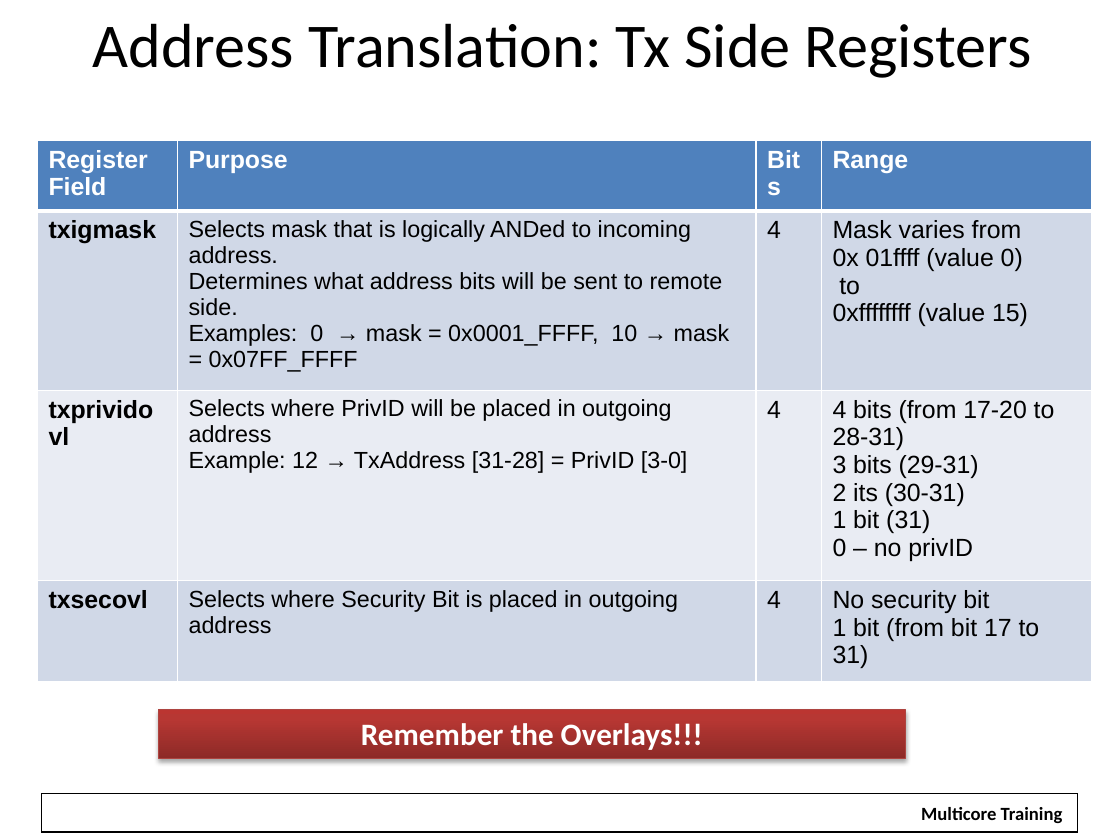
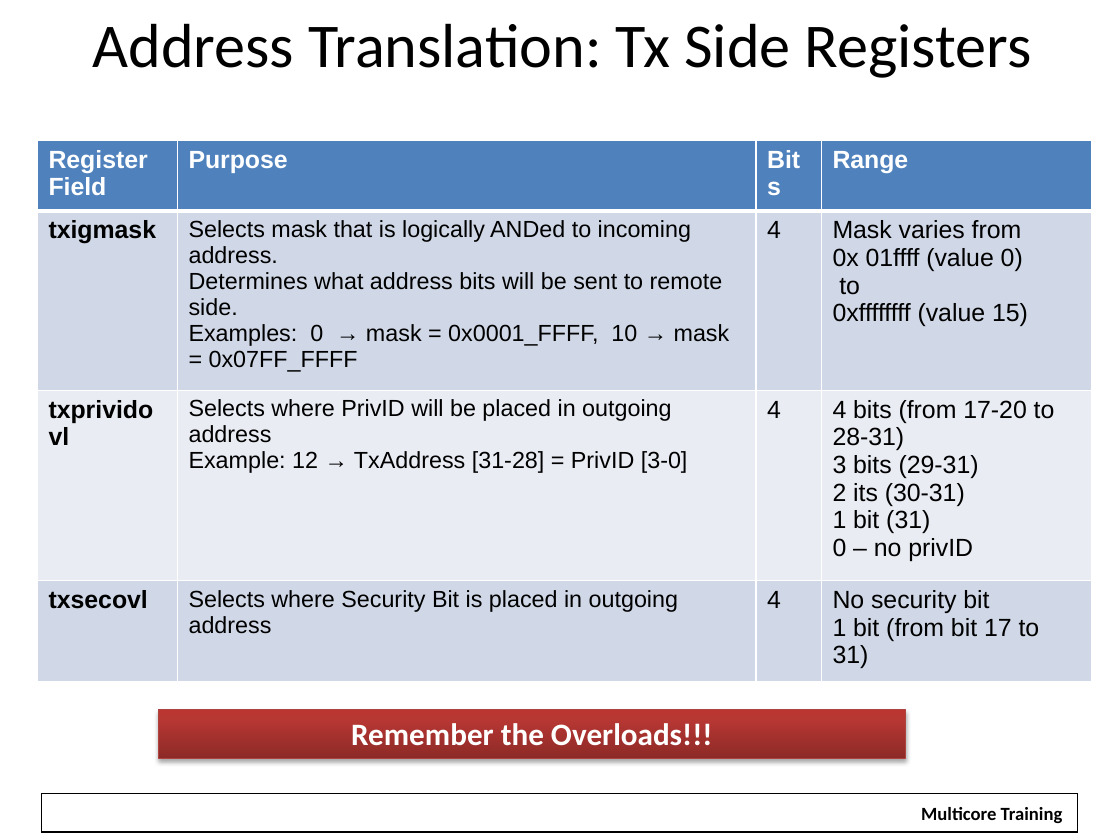
Before and after one commit to hari1989/keystone-workshop, a slide deck: slide 20 of slides/Intro to Hyperlink.pptx (slide 21 before the commit). Drawn at 1120x840 pixels with LibreOffice and Linux fonts; fonts in the diff are those of the drawing; background and template pictures are left out. Boxes give left, top, right and bottom in pixels: in the first picture for what was removed or moved away, otherwise in the second. Text is boxed around its words. In the diff, an @@ line names an element or a change of style, - is before the commit and + after.

```diff
--- a/slides/Intro to Hyperlink.pptx
+++ b/slides/Intro to Hyperlink.pptx
@@ text in rectangle at bbox=[351, 723, 713, 745]: text changed @@
-Remember the Overlays!!!
+Remember the Overloads!!!
```
Also in this commit, not shown: 18 other slides changed, 1 slide removed.
